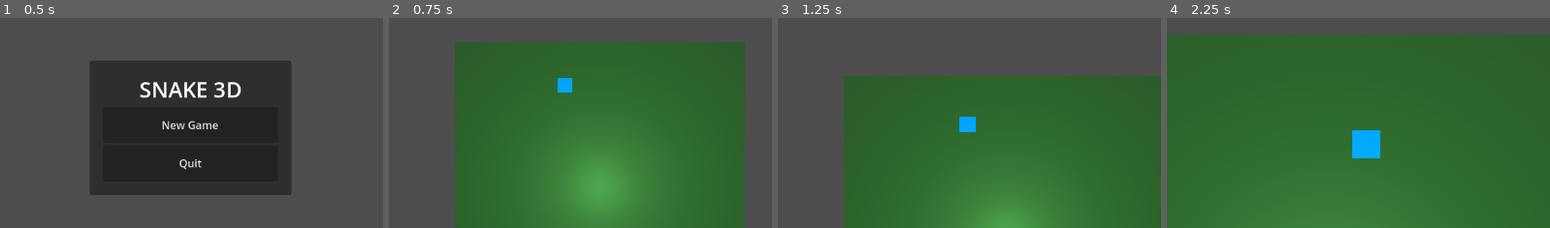
Above: before the commit, frames 1-4 (left to right).
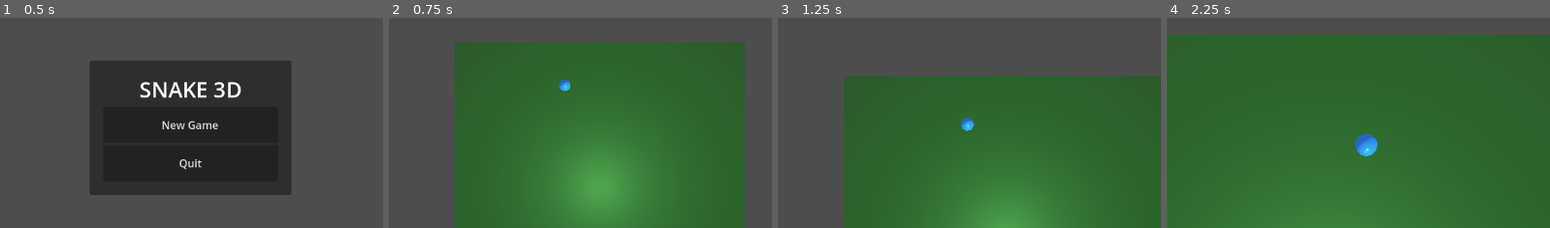
Above: after the commit, the same moments.

Repository: bluehexagons/snakeproject
Game: Godot game, scene res://scenes/main_menu.tscn
Two runs of this game, one before a commit and one after it. Both use one fixed random seed, a clock stepped at 60 frames per second and the inputs below.
Inputs:
- Up to frame 1 (0.5 s): no input
- Up to frame 2 (0.75 s): click "New Game" at 0.5 s
- Up to frame 3 (1.25 s): no input
- Up to frame 4 (2.25 s): hold D (move_right) 1.28-2.03 s; hold S (move_down) from 2.03 s (still down)
The pictures show only the part of the screen within x 26-76%, y 22-72%; the shares and areas given below are measured in that part.

Frame 1 is identical in both runs. In frame 2, 0.3% of the frame differs, in the area x 44-48%, y 28-36%; in frame 3, 0.3%; in frame 4, 1.0%, in the area x 48-56%, y 53-67%.

Commit message:
(AI) sneky snek

Diff:
--- a/scenes/player.tscn
+++ b/scenes/player.tscn
@@ -4,26 +4,29 @@
 
 [sub_resource type="StandardMaterial3D" id="StandardMaterial3D_1"]
 transparency = 1
-albedo_color = Color(0, 0.6, 1, 1)
-metallic_specular = 0.0
-roughness = 0.8
+albedo_color = Color(0.2, 0.7, 1, 0.9)
+metallic = 0.8
+metallic_specular = 1.0
+roughness = 0.2
 emission_enabled = true
-emission = Color(0, 0.2, 0.4, 1)
-emission_energy_multiplier = 0.2
-billboard_mode = 1
+emission = Color(0.2, 0.5, 1, 1)
+emission_energy_multiplier = 0.8
 
-[sub_resource type="QuadMesh" id="QuadMesh_1"]
+[sub_resource type="SphereMesh" id="SphereMesh_1"]
 material = SubResource("StandardMaterial3D_1")
+radius = 0.4
+height = 0.8
+is_hemisphere = true
 
-[sub_resource type="BoxShape3D" id="BoxShape3D_1"]
-size = Vector3(1, 0.2, 1)
+[sub_resource type="SphereShape3D" id="SphereShape3D_1"]
+radius = 0.4
 
 [node name="Player" type="CharacterBody3D"]
 script = ExtResource("1_script")
 
 [node name="MeshInstance3D" type="MeshInstance3D" parent="."]
-transform = Transform3D(1, 0, 0, 0, 1, 0, 0, 0, 1, 0, 0.1, 0)
-mesh = SubResource("QuadMesh_1")
+transform = Transform3D(1, 0, 0, 0, 1, 0, 0, 0, 1, 0, 0.2, 0)
+mesh = SubResource("SphereMesh_1")
 
 [node name="CollisionShape3D" type="CollisionShape3D" parent="."]
-shape = SubResource("BoxShape3D_1")
+shape = SubResource("SphereShape3D_1")
--- a/scenes/segment.tscn
+++ b/scenes/segment.tscn
@@ -2,25 +2,30 @@
 
 [ext_resource type="Script" path="res://scripts/segment.gd" id="1_script"]
 
+[sub_resource type="StandardMaterial3D" id="StandardMaterial3D_1"]
+transparency = 1
+albedo_color = Color(0.3, 0.8, 0.4, 0.9)
+metallic = 0.6
+metallic_specular = 0.8
+roughness = 0.3
+emission_enabled = true
+emission = Color(0.2, 0.6, 0.3, 1.0)
+emission_energy_multiplier = 0.6
+
 [sub_resource type="SphereMesh" id="SphereMesh_1"]
-radius = 0.4
-height = 0.8
-
-[sub_resource type="StandardMaterial3D" id="StandardMaterial3D_1"]
-albedo_color = Color(0.2, 0.8, 0.2, 1)
-metallic_specular = 0.5
+material = SubResource("StandardMaterial3D_1")
+radius = 0.35
+height = 0.7
 
 [sub_resource type="SphereShape3D" id="SphereShape3D_1"]
-radius = 0.4
+radius = 0.35
 
 [node name="Segment" type="CharacterBody3D" groups=["segment"]]
 script = ExtResource("1_script")
 
 [node name="MeshInstance3D" type="MeshInstance3D" parent="."]
-
+transform = Transform3D(1, 0, 0, 0, 1, 0, 0, 0, 1, 0, 0.2, 0)
 mesh = SubResource("SphereMesh_1")
-surface_material_override/0 = SubResource("StandardMaterial3D_1")
 
 [node name="CollisionShape3D" type="CollisionShape3D" parent="."]
-
 shape = SubResource("SphereShape3D_1")
--- a/scripts/player.gd
+++ b/scripts/player.gd
@@ -7,6 +7,8 @@
 
 var facing_direction: Vector3 = Vector3.FORWARD
 var segments: Array[CharacterBody3D] = []
+
+@onready var head_mesh = $MeshInstance3D
 
 func _physics_process(delta):
 	var input_dir = Vector3.ZERO
@@ -21,6 +23,29 @@
 		velocity = Vector3.ZERO
 
 	move_and_slide()
+
+	# Update head rotation
+	if velocity != Vector3.ZERO:
+		# Get direction to first segment or use velocity if no segments
+		var look_direction = -facing_direction
+		if not segments.is_empty():
+			look_direction = (segments[0].global_position - global_position).normalized()
+
+		# Calculate rotation to face movement direction, but tilt based on segment position
+		var forward = velocity.normalized()
+		var right = forward.cross(Vector3.UP)
+		var up = right.cross(forward)  # Corrected up vector
+
+		# Create basis from our vectors
+		var target_basis = Basis(right, up, -forward)  # Note: forward is negated to face movement
+
+		# Add tilt based on look_direction
+		var tilt_angle = look_direction.y * 0.5  # Adjust tilt strength
+		var tilt = Transform3D(Basis.from_euler(Vector3(deg_to_rad(-15 + tilt_angle), 0, 0)))
+		target_basis = target_basis * tilt.basis
+
+		# Smoothly interpolate rotation
+		head_mesh.basis = head_mesh.basis.slerp(target_basis, delta * 15.0)  # Increased interpolation speed
 
 	# Check for food collection
 	for area in get_tree().get_nodes_in_group("food"):
